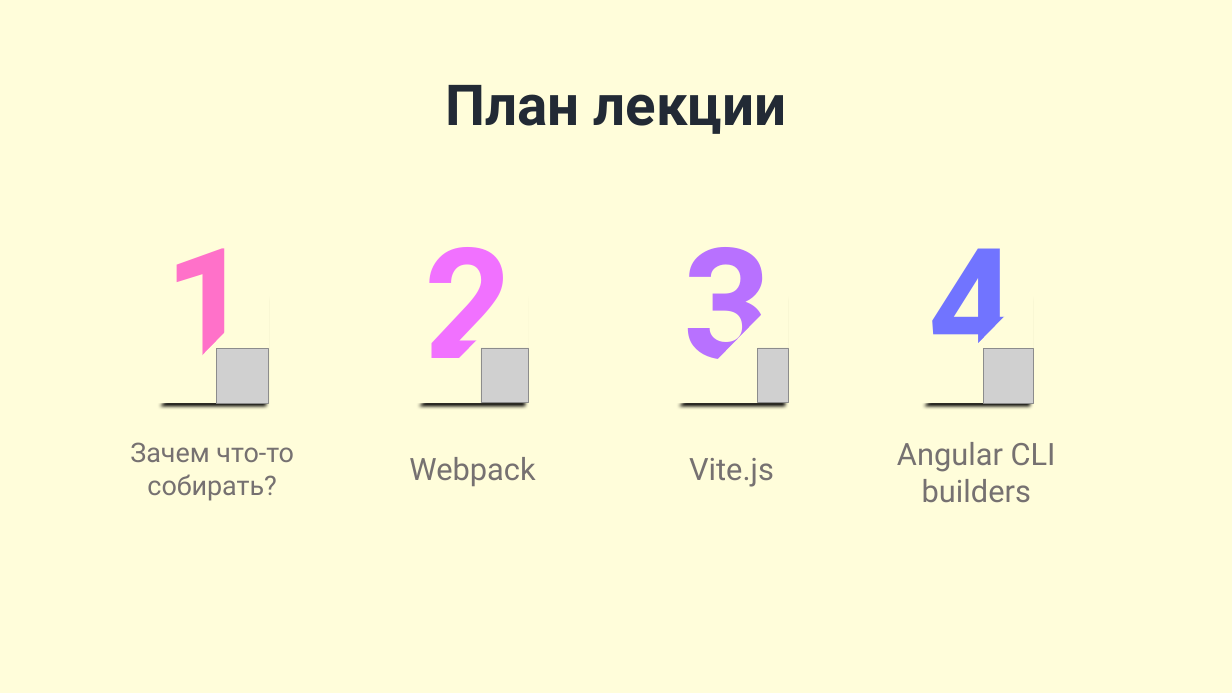
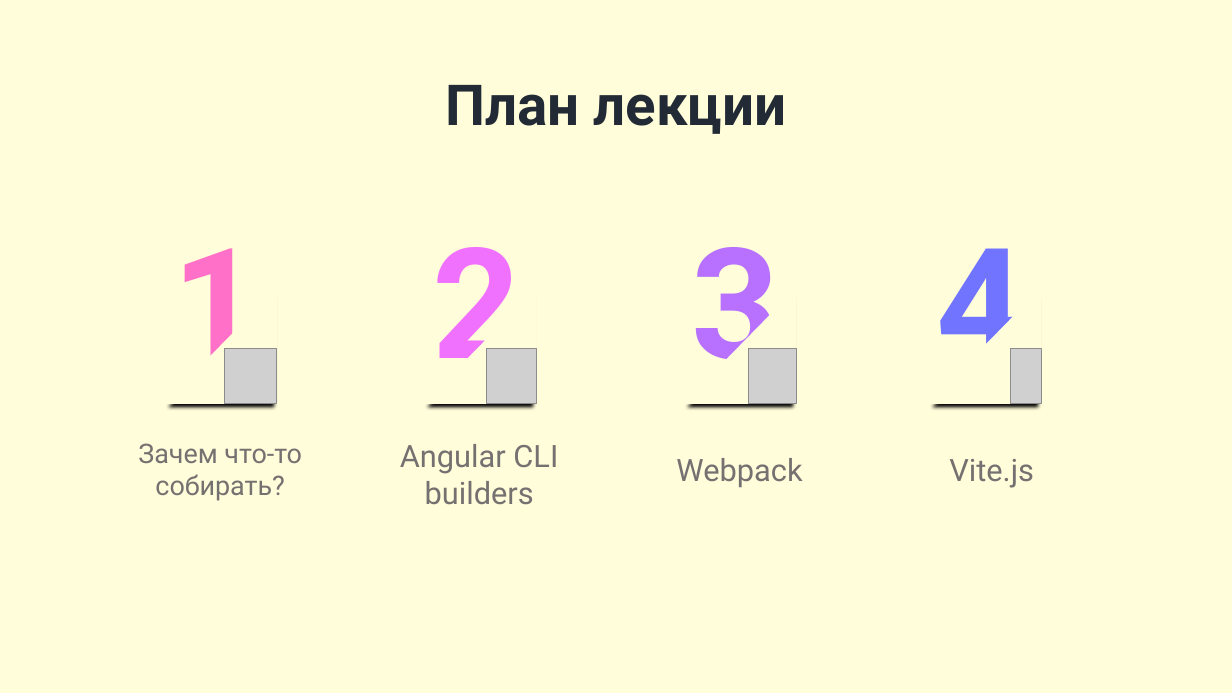
Before and after one commit to kheruvimovv/obsidian-vault, a slide deck: slide 2 of my-brain/Лекция GS/Сборка Angular приложения.pptx. Drawn at 1232x693 pixels with LibreOffice and Linux fonts; fonts in the diff are those of the drawing; grey boxes stand for pictures. Boxes give left, top, right and bottom in pixels: in the first picture for what was removed or moved away, otherwise in the second. Text is boxed around its words. In the diff, an @@ line names an element or a change of style, - is before the commit and + after.

```diff
--- a/my-brain/Лекция GS/Сборка Angular приложения.pptx
+++ b/my-brain/Лекция GS/Сборка Angular приложения.pptx
@@ 5 texts, 4 right triangles, 1 picture: place and size @@
-5 texts, 4 right triangles, 1 picture at (130,247,1034,501)
+5 texts, 4 right triangles, 1 picture at (138,247,1042,501)
@@ picture: place and size @@
-picture at (984,348,1033,404)
+picture at (487,348,536,404)
@@ picture: place and size @@
-picture at (482,348,530,403)
+picture at (749,348,797,403)
@@ picture: place and size @@
-picture at (758,348,788,403)
+picture at (1011,348,1042,403)
@@ text "Angular CLI builders": place and size @@
-text "Angular CLI builders" at (897,442,1056,502)
+text "Angular CLI builders" at (400,444,558,504)
@@ text "Webpack": place and size @@
-text "Webpack" at (409,457,535,486)
+text "Webpack" at (676,458,802,487)
@@ text "Vite.js": place and size @@
-text "Vite.js" at (689,458,774,487)
+text "Vite.js" at (949,459,1034,488)
```
Also in this commit, not shown: 3 other slides changed, 2 other files.
